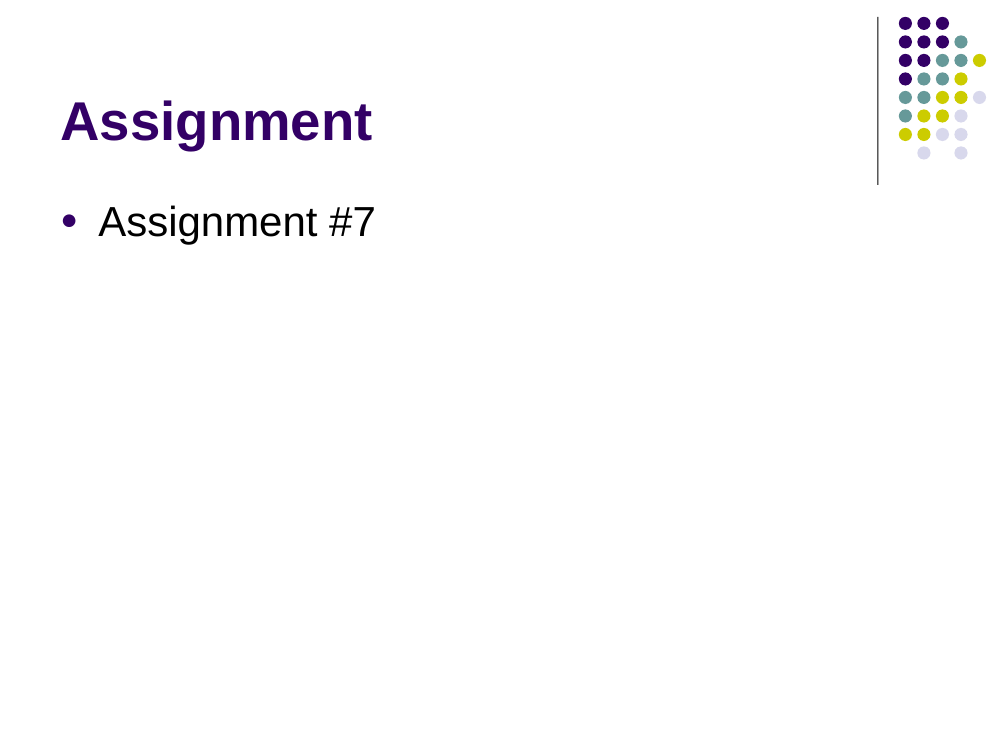
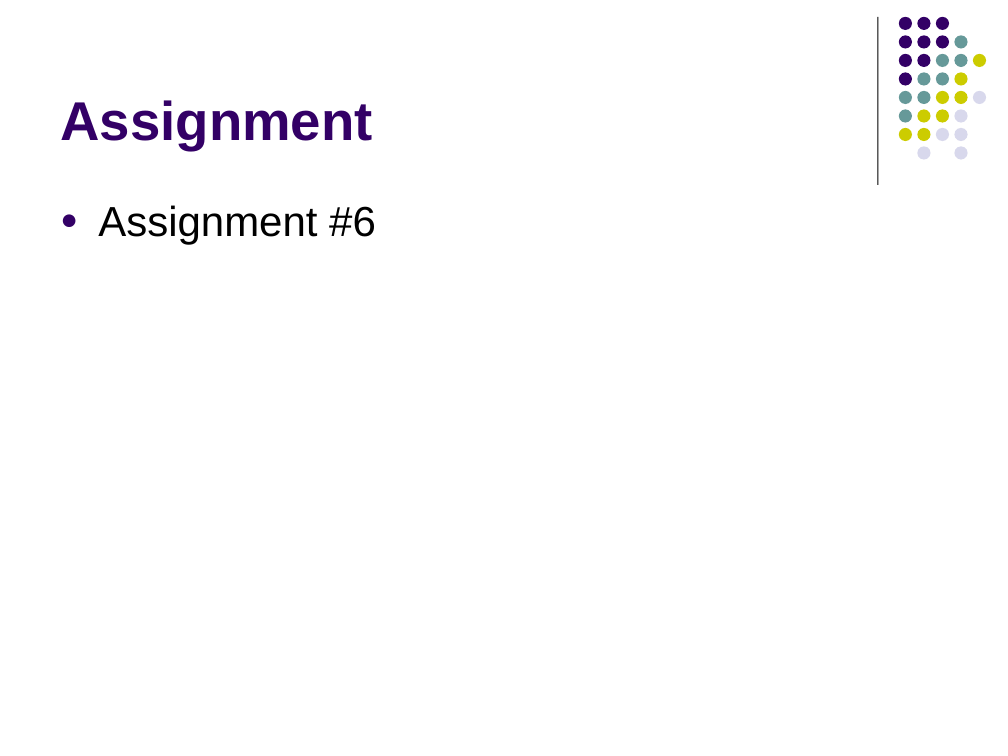
Before and after one commit to lutzhamel/CSC402, a slide deck: slide 25 of notes/csc402-ln013.pptx. Drawn at 1008x756 pixels with LibreOffice and Linux fonts; fonts in the diff are those of the drawing. Boxes give left, top, right and bottom in pixels: in the first picture for what was removed or moved away, otherwise in the second. Text is boxed around its words. In the diff, an @@ line names an element or a change of style, - is before the commit and + after.

```diff
--- a/notes/csc402-ln013.pptx
+++ b/notes/csc402-ln013.pptx
@@ text at (98,205,376,245): text changed @@
-● Assignment #7
+● Assignment #6
```
Also in this commit, not shown: 8 other files.
